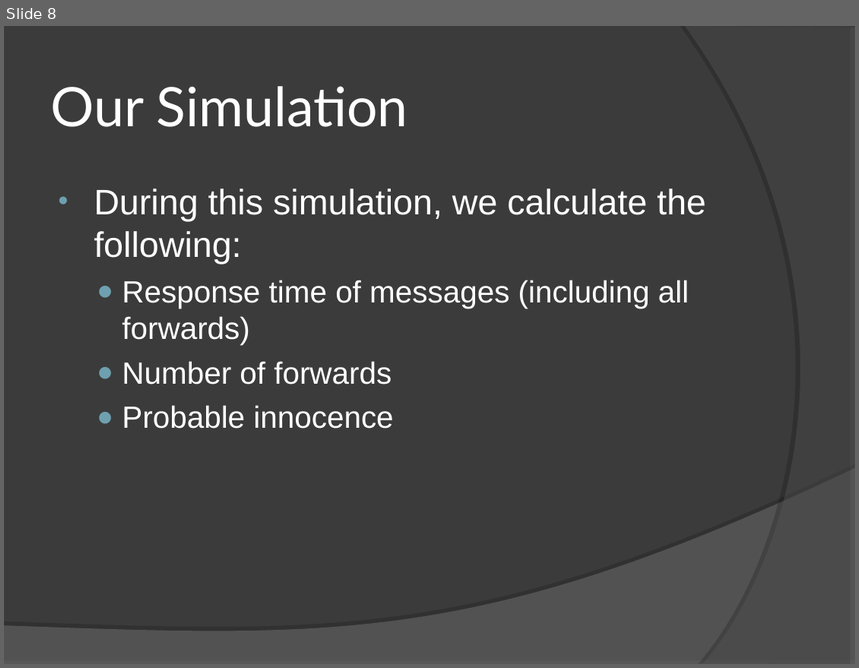
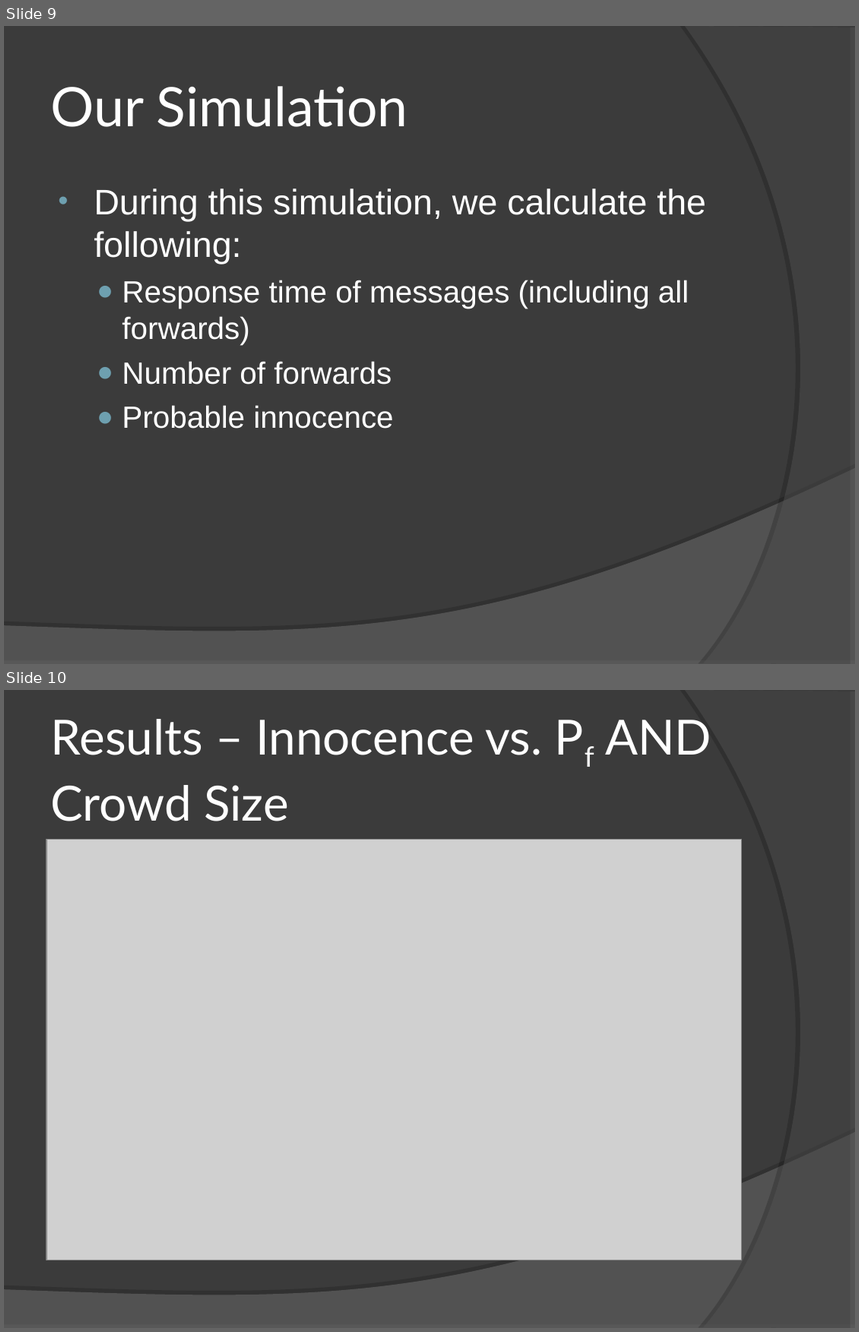
Before and after one commit to jvc11/CrowdsSim, a slide deck: Crowds_YannLindseyJoe.ppt. Shown one above the other, each under a label of ours: slide 8 before the commit, slides 9 and 10 after it. The pictures are 859x668 and 859x1332 pixels, drawn with LibreOffice and Linux fonts; fonts in the diff are those of the drawing; grey boxes stand for pictures. Boxes give left, top, right and bottom in pixels: in the first picture for what was removed or moved away, otherwise in the second. Text is boxed around its words. In the diff, an @@ line names an element or a change of style, - is before the commit and + after.

```diff
--- a/Crowds_YannLindseyJoe.ppt
+++ b/Crowds_YannLindseyJoe.ppt
@@ slide 10 added at bbox=[4, 690, 855, 1328], background #3B3B3B; not listed: 2 template elements that a slide beside it also shows @@
@@ title added at bbox=[51, 719, 712, 821], 41 pt, text #FFFFFF @@
+Results – Innocence vs. Pf AND Crowd Size
@@ picture added at bbox=[47, 839, 742, 1260] @@
@@ what was slide 8 is now slide 9 @@
```
Also in this commit, not shown: 5 slides changed, 7 other slides added, 3 slides removed, 1 other file.
